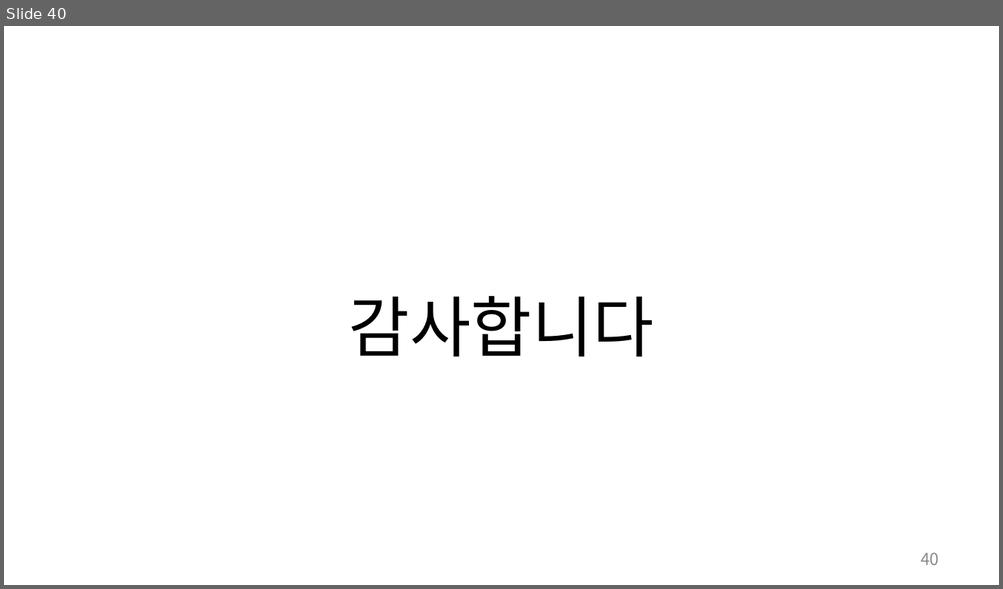
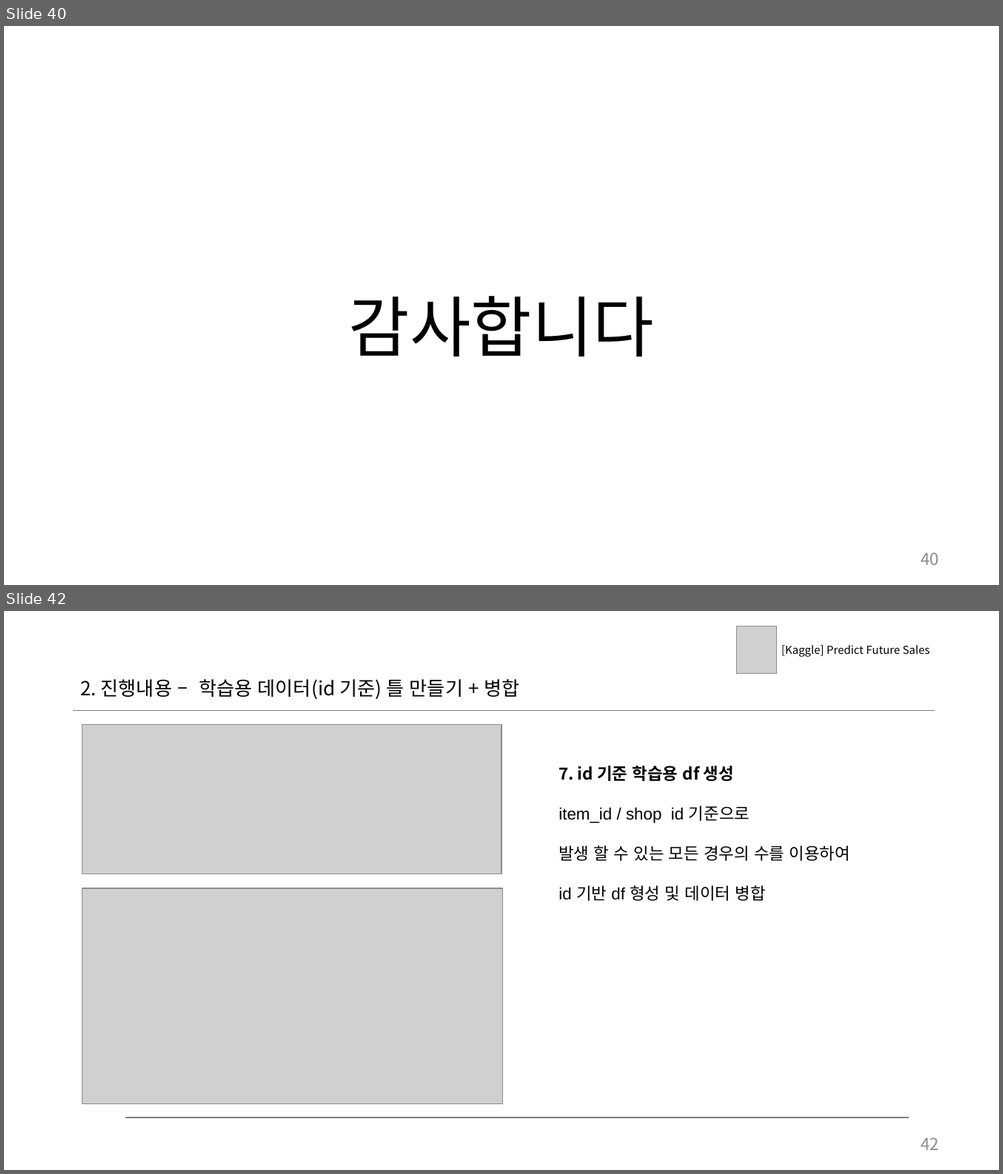
Before and after one commit to LazyerIJ/Kaggle_Study, a slide deck: Competitions/Predict_Future_Sales/doc/jm_03_EDA_ts.pptx. Shown one above the other, each under a label of ours: slide 40 before the commit, slides 40 and 42 after it; the slides between them are not shown. The pictures are 1003x589 and 1003x1174 pixels, drawn with LibreOffice and Linux fonts; fonts in the diff are those of the drawing; grey boxes stand for pictures. Boxes give left, top, right and bottom in pixels: in the first picture for what was removed or moved away, otherwise in the second. Text is boxed around its words. In the diff, an @@ line names an element or a change of style, - is before the commit and + after.

```diff
--- a/Competitions/Predict_Future_Sales/doc/jm_03_EDA_ts.pptx
+++ b/Competitions/Predict_Future_Sales/doc/jm_03_EDA_ts.pptx
@@ slide 42 added at [4,611,999,1170], background #FFFFFF @@
@@ picture added at [736,626,776,674] @@
@@ text added at [781,645,930,657], 8 pt, text #000000 @@
+[Kaggle] Predict Future Sales
@@ text added at [80,679,519,699], 14 pt, text #000000 @@
+2. 진행내용 – 학습용 데이터(id 기준) 틀 만들기 + 병합
@@ line added from (73, 710) to (934, 710), #808080 1 pt @@
@@ picture added at [82,724,501,874] @@
@@ text added at [558,766,850,901], 12 pt, text #000000 @@
+7. id 기준 학습용 df 생성
+item_id / shop id 기준으로
+발생 할 수 있는 모든 경우의 수를 이용하여
+id 기반 df 형성 및 데이터 병합
@@ picture added at [82,889,502,1105] @@
@@ line added from (125, 1118) to (908, 1118), #808080 1 pt @@
@@ page number added at [920,1138,939,1150], 12 pt, text #8C8C8C @@
+42
```
Also in this commit, not shown: 11 other slides added, 4 other files.
